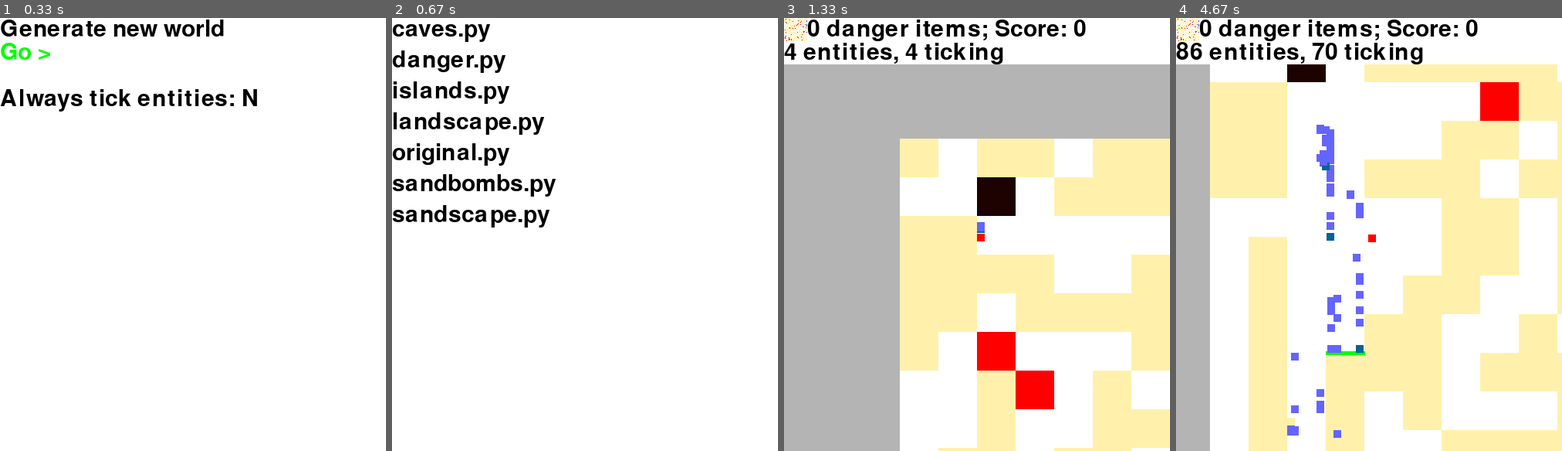
Above: before the commit, frames 1-4 (left to right).
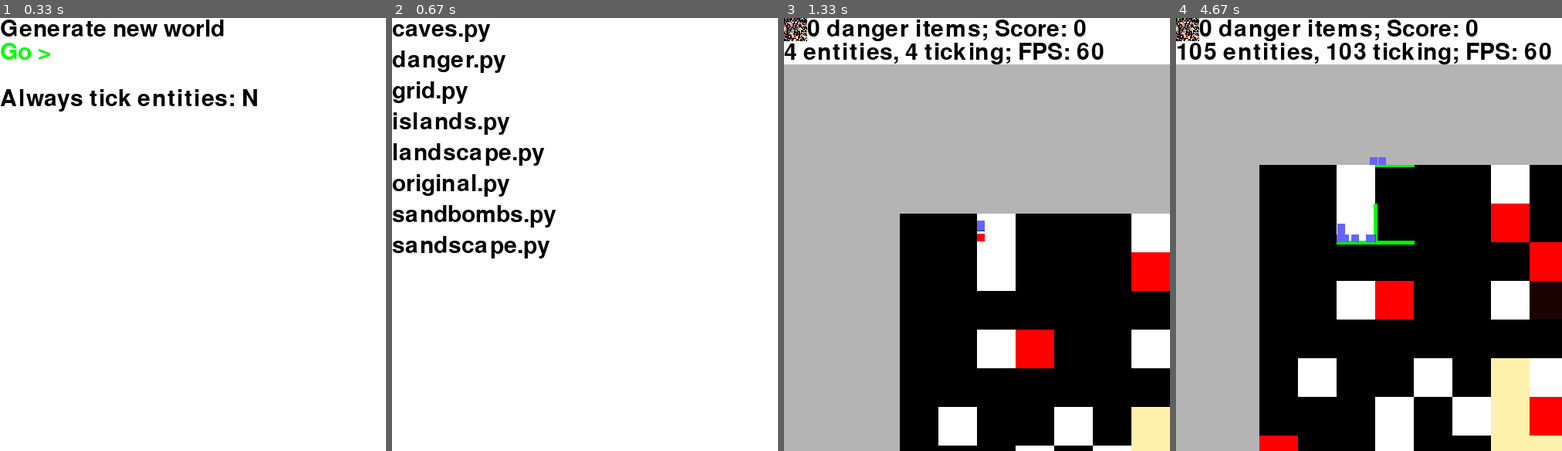
Above: after the commit, the same moments.

Repository: sillypantscoder/pygame_platformer_2
Game: pygame game, started from main.py
The game is run twice, just before and just after one commit, with the same random seed, the same clock (stepped at 60 frames per second) and the same inputs.
Inputs (mouse positions are in pixels of both pictures, inside the frame that each line leads up to):
- Up to frame 1 (0.33 s): no input
- Up to frame 2 (0.67 s): click "Go >" at 0.38 s
- Up to frame 3 (1.33 s): click (1100, 221) at 0.72 s; tap W at 1 s
- Up to frame 4 (4.67 s): hold Right 1.33-1.8 s; tap W at 1.4, 1.7, 1.9, 2.23, 2.53, 2.73, 3.03, 3.3, 3.6, 3.73, 4.13, 4.43 s; hold Up 1.83-2.13 s; hold Right 2.17-2.63 s; hold Left 2.67-3.2 s; hold Left 3.23-3.63 s; hold Up 3.67-4.03 s; hold Right from 4.07 s (still down)

Frame 1 is identical in both runs. In frame 2, 4.2% of the frame differs, in the area x 0-43%, y 14-56%; in frame 3, 47%; in frame 4, 76%, in the area x 0-100%, y 0-100%.

Commit message:
Fixed/added generators
Also added FPS calculation

Diff:
--- a/generators/caves.py
+++ b/generators/caves.py
@@ -21,22 +21,13 @@
 	side = random.randint(0, 3)
 	return getRandomPositionOnSide(side)
 
-def drawPoint(cx, cy, rad):
+def drawPoint(cx, cy, rad, block):
 	if cx < 0 or cy < 0 or cx >= BOARDSIZE[0] or cy >= BOARDSIZE[1]: return
-	WORLD[cx][cy] = "air"
 	for x in range(cx - rad, cx + rad + 1):
 		for y in range(cy - rad, cy + rad + 1):
 			if ((x - cx) ** 2) + ((y - cy) ** 2) > (rad ** 2): continue
 			if x < 0 or y < 0 or x >= BOARDSIZE[0] or y >= BOARDSIZE[1]: continue
-			WORLD[x][y] = "air"
-def drawPointWater(cx, cy, rad):
-	if cx < 0 or cy < 0 or cx >= BOARDSIZE[0] or cy >= BOARDSIZE[1]: return
-	WORLD[cx][cy] = "air"
-	for x in range(cx - rad, cx + rad + 1):
-		for y in range(cy - rad, cy + rad + 1):
-			if ((x - cx) ** 2) + ((y - cy) ** 2) > (rad ** 2): continue
-			if x < 0 or y < 0 or x >= BOARDSIZE[0] or y >= BOARDSIZE[1]: continue
-			WORLD[x][y] = "water"
+			WORLD[x][y] = block
 
 def makeNoodleCave(startX, startY, targetX, targetY):
 	x = startX
@@ -48,8 +39,9 @@
 		x += incX
 		y += incY
 		try:
-			if random.random() < 0.01: drawPointWater(round(x), round(y), 2)
-			drawPoint(round(x), round(y), 1)
+			if random.random() < 0.01: drawPoint(round(x), round(y), 2, "water")
+			if random.random() < 0.01: drawPoint(round(x), round(y), 2, "tnt")
+			drawPoint(round(x), round(y), 1, "air")
 		except Exception as e:
 			print(f"[ Worldgen: Error when placing block: {e} where x is {x} and y is {y} ]")
 
--- /dev/null
+++ b/generators/grid.py
@@ -0,0 +1,20 @@
+import random
+import json
+
+BOARDSIZE = [30, 30]
+
+WORLD = []
+
+for x in range(BOARDSIZE[0]):
+	WORLD.append([])
+	for y in range(BOARDSIZE[1]):
+		if x % 2 == 0 and y % 2 == 0: WORLD[x].append("hard_stone")
+		elif x % 2 == 0 or y % 2 == 0: WORLD[x].append(random.choice(["stone", "hard_stone", "air", "tnt"]))
+		else: WORLD[x].append("air")
+
+WORLD[2][0] = "air"
+WORLD[2][1] = "hard_stone"
+
+f = open("world.json", "w")
+f.write(json.dumps(WORLD).replace("], [", "],\n ["))
+f.close()
--- a/generators/islands.py
+++ b/generators/islands.py
@@ -13,10 +13,18 @@
 			if (my - y) < rad - (mx - x) and (my - y) < (mx - x) + rad:
 				if mx >= 0 and my >= 0 and mx < BOARDSIZE[0] and my < BOARDSIZE[1]:
 					WORLD[mx][my] = random.choices(["stone", "water"], weights=[10, 1], k=1)[0]
+def tntisland(x, y):
+	rad = random.randint(2, 5)
+	for mx in range(x - rad, x + rad):
+		for my in range(y, y + rad):
+			if (my - y) < rad - (mx - x) and (my - y) < (mx - x) + rad:
+				if mx >= 0 and my >= 0 and mx < BOARDSIZE[0] and my < BOARDSIZE[1]:
+					WORLD[mx][my] = "tnt"
 
 island(2, 2)
 for x in range(5):
-    island(random.randint(0, BOARDSIZE[0] - 1), random.randint(0, BOARDSIZE[1] - 1))
+	if random.random() < 0.05: tntisland(random.randint(0, BOARDSIZE[0] - 1), random.randint(0, BOARDSIZE[1] - 1))
+	else: island(random.randint(0, BOARDSIZE[0] - 1), random.randint(0, BOARDSIZE[1] - 1))
 
 f = open("world.json", "w")
 f.write(json.dumps(WORLD).replace("], [", "],\n ["))
--- a/main.py
+++ b/main.py
@@ -4,6 +4,7 @@
 import pygame
 import json
 import math
+import datetime
 
 import warnings
 warnings.filterwarnings("ignore", category=DeprecationWarning)
@@ -385,7 +386,8 @@
 }
 tickingrefresh = 10
 tickingcount = 0
-
+fpscalc = datetime.datetime.now()
+fps = "???"
 while True:
 	for event in pygame.event.get():
 		if event.type == pygame.QUIT:
@@ -473,11 +475,20 @@
 		elif t.y + 10 > BOARDSIZE[1] * CELLSIZE:
 			t.die()
 	# FLIP -----------------
+	# Framerate
+	if tickingrefresh == 1:
+		newf = datetime.datetime.now()
+		sec = (newf - fpscalc).total_seconds()
+		fps = round(1/sec)
+	if tickingrefresh == 2:
+		fpscalc = datetime.datetime.now()
+	# Debug info
 	pygame.draw.rect(screen, WHITE, pygame.Rect(0, 0, 500, 60))
 	screen.blit(pygame.transform.scale(totalScreen, BOARDSIZE), (0, 0))
 	w = FONT.render(f"{str(items['danger'])} danger items; Score: {str(items['score'])}", True, BLACK)
 	screen.blit(w, (BOARDSIZE[0], 0))
-	w = FONT.render(f"{str(len(things))} entities, {str(tickingcount)} ticking", True, BLACK)
+	w = FONT.render(f"{str(len(things))} entities, {str(tickingcount)} ticking; FPS: {fps}", True, BLACK)
 	screen.blit(w, (0, BOARDSIZE[1]))
+	# Flip
 	pygame.display.flip()
 	c.tick(60)
